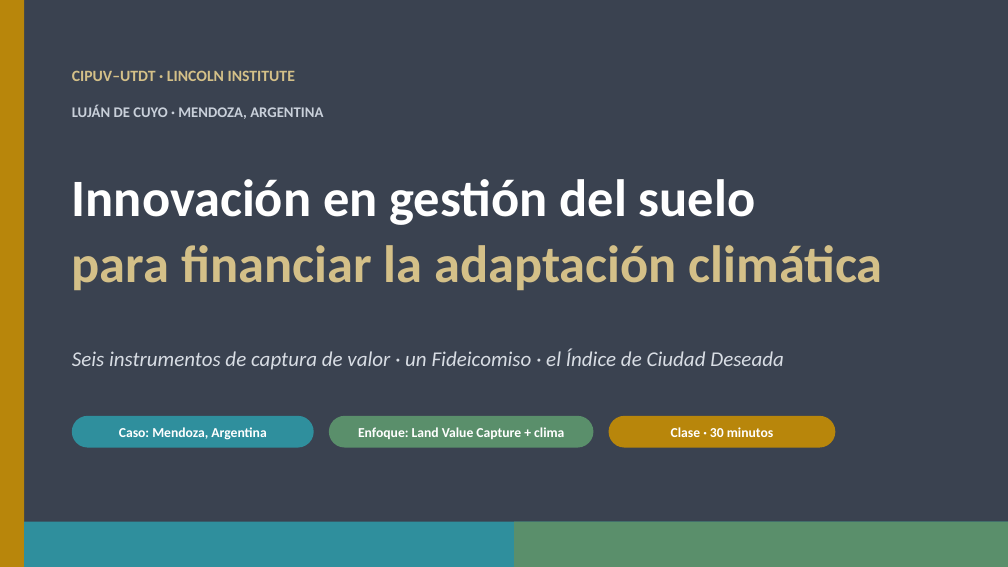
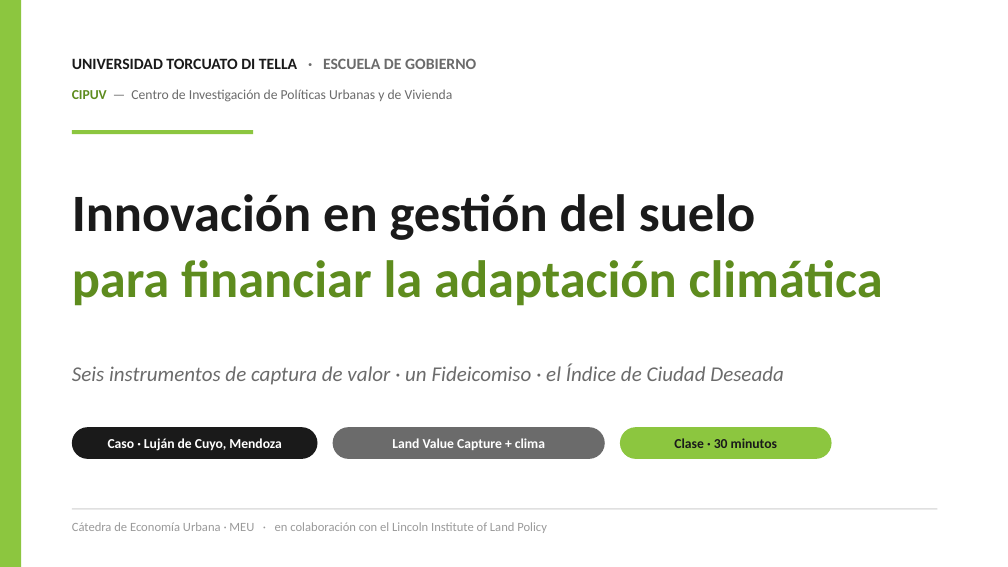
Before and after one commit to cgoytia-droid/cgoytia-droid.github.io, a slide deck: slide 1 of presentations/lujan-de-cuyo-gestion-suelo.pptx. Drawn at 1008x567 pixels with LibreOffice and Linux fonts; fonts in the diff are those of the drawing. Boxes give left, top, right and bottom in pixels: in the first picture for what was removed or moved away, otherwise in the second. Text is boxed around its words. In the diff, an @@ line names an element or a change of style, - is before the commit and + after.

```diff
--- a/presentations/lujan-de-cuyo-gestion-suelo.pptx
+++ b/presentations/lujan-de-cuyo-gestion-suelo.pptx
@@ background #3A4250 to #FFFFFF @@
@@ rectangle at box(0, 0, 21, 567): fill #B8860B to #8CC63F @@
@@ text added at box(72, 58, 476, 69), 15 pt, text #1A1A1A, bold @@
+UNIVERSIDAD TORCUATO DI TELLA · ESCUELA DE GOBIERNO
@@ text removed at box(72, 70, 295, 81) @@
-CIPUV–UTDT · LINCOLN INSTITUTE
@@ text added at box(72, 89, 453, 102), 13 pt, text #6B6B6B @@
+CIPUV — Centro de Investigación de Políticas Urbanas y de Vivienda
@@ text removed at box(72, 105, 323, 119) @@
-LUJÁN DE CUYO · MENDOZA, ARGENTINA
@@ rectangle added at box(72, 130, 253, 135), fill #8CC63F @@
@@ text "Innovación en gestión del suelo": place and size @@
-text "Innovación en gestión del suelo" at box(72, 179, 883, 290)
+text "Innovación en gestión del suelo" at box(72, 194, 883, 306)
@@ text "Innovación en gestión del suelo" at box(72, 194, 883, 306): text colour #FFFFFF to #1A1A1A in "Innovación en gestión del suelo"; text colour #D4C088 to #5E8C1E in "para financiar la adaptación climática" @@
@@ text "Seis instrumentos de captura de ...": place and size @@
-text "Seis instrumentos de captura de ..." at box(72, 348, 784, 370)
+text "Seis instrumentos de captura de ..." at box(72, 364, 784, 385)
@@ text "Seis instrumentos de captura de ..." at box(72, 364, 784, 385): text colour #D8DDE4 to #6B6B6B @@
@@ rounded rectangle: place and size @@
-rounded rectangle at box(72, 416, 314, 448)
+rounded rectangle at box(72, 427, 318, 459)
@@ rounded rectangle at box(72, 427, 318, 459): fill #2F8F9D to #1A1A1A @@
@@ text at box(108, 438, 282, 451): text changed @@
-Caso: Mendoza, Argentina
+Caso · Luján de Cuyo, Mendoza
@@ rounded rectangle: place and size @@
-rounded rectangle at box(329, 416, 594, 448)
+rounded rectangle at box(333, 427, 605, 459)
@@ rounded rectangle at box(333, 427, 605, 459): fill #5A8F6B to #6B6B6B @@
@@ text at box(392, 438, 545, 450): text changed @@
-Enfoque: Land Value Capture + clima
+Land Value Capture + clima
@@ rounded rectangle at box(620, 427, 832, 459): fill #B8860B to #8CC63F @@
@@ text "Clase · 30 minutos": place and size @@
-text "Clase · 30 minutos" at box(671, 427, 773, 437)
+text "Clase · 30 minutos" at box(674, 438, 777, 448)
@@ text "Clase · 30 minutos" at box(674, 438, 777, 448): text colour #FFFFFF to #1A1A1A @@
@@ rounded rectangle: place and size @@
-rounded rectangle at box(609, 416, 836, 448)
+rounded rectangle at box(620, 427, 832, 459)
@@ rectangle: place and size @@
-rectangle at box(24, 522, 1008, 567)
+rectangle at box(72, 508, 938, 510)
@@ rectangle at box(72, 508, 938, 510): fill #2F8F9D to #E0E0E0 @@
@@ text added at box(72, 522, 547, 533), 12 pt, text #9A9A9A @@
+Cátedra de Economía Urbana · MEU · en colaboración con el Lincoln Institute of Land Policy
@@ rectangle removed at box(514, 522, 1008, 567) @@
```
Also in this commit, not shown: 2 other files.
